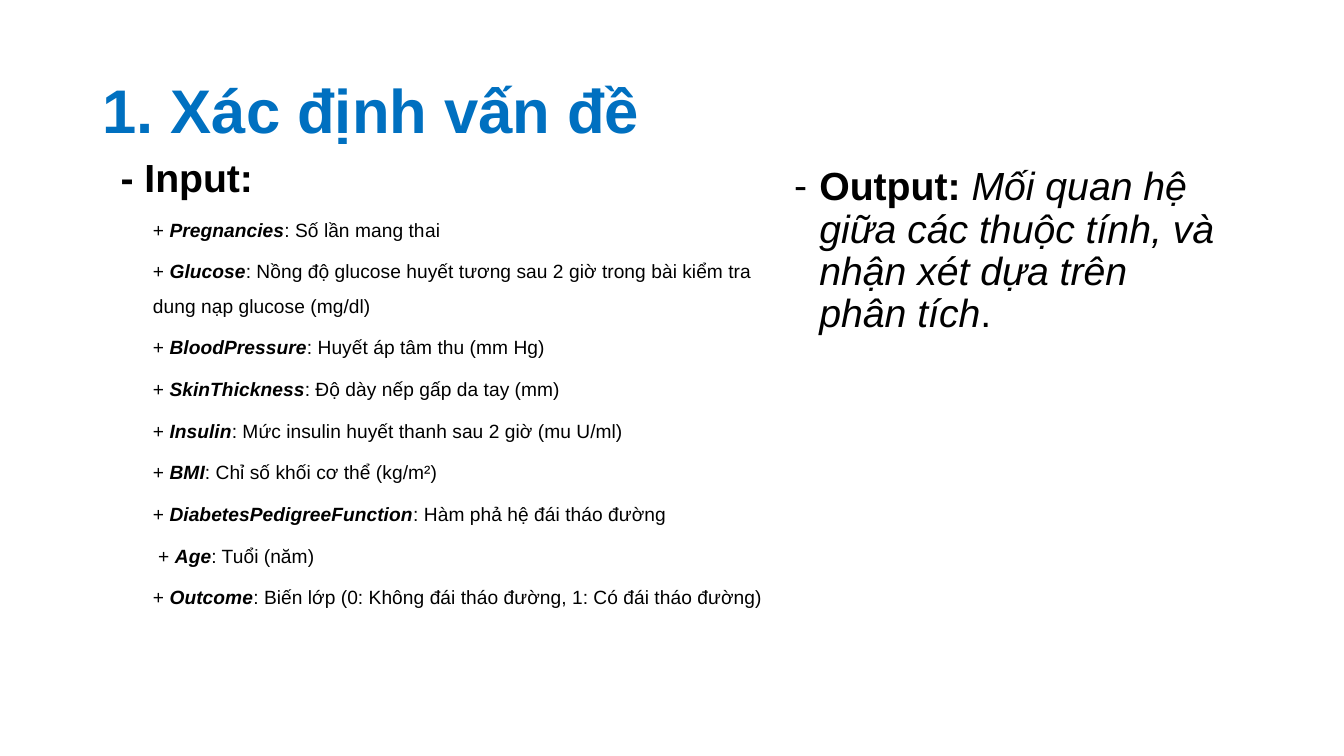
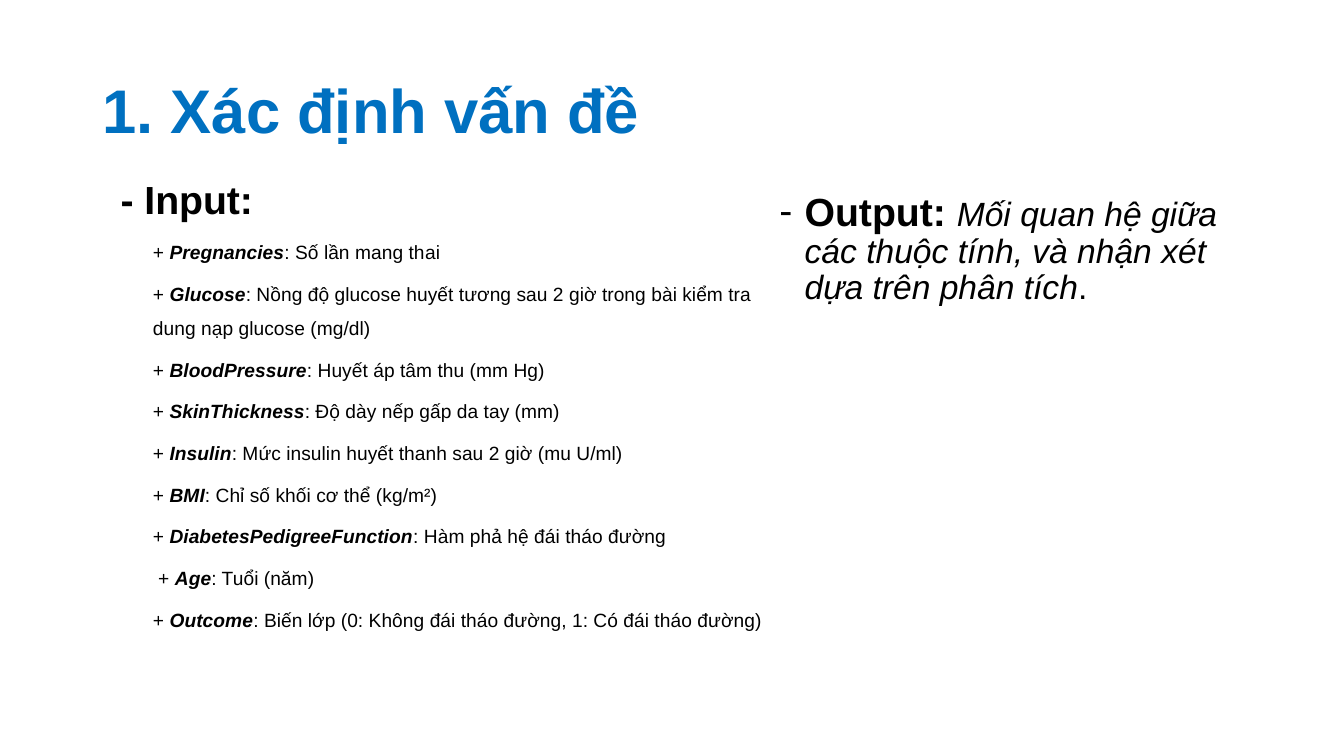
Before and after one commit to trdykhuong/sgu25_data_anaslytics, a slide deck: slide 4 of exercise/Lab03_TranDuyKhuong_3122410192/slide/Phân tích khám phá về bệnh đái tháo đường.pptx. Drawn at 1344x756 pixels with LibreOffice and Linux fonts; fonts in the diff are those of the drawing. Boxes give left, top, right and bottom in pixels: in the first picture for what was removed or moved away, otherwise in the second. Text is boxed around its words. In the diff, an @@ line names an element or a change of style, - is before the commit and + after.

Commit message:
update slide

```diff
--- a/exercise/Lab03_TranDuyKhuong_3122410192/slide/Phân tích khám phá về bệnh đái tháo đường.pptx
+++ b/exercise/Lab03_TranDuyKhuong_3122410192/slide/Phân tích khám phá về bệnh đái tháo đường.pptx
@@ text "- Input:": place and size @@
-text "- Input:" at [144, 165, 253, 200]
+text "- Input:" at [144, 187, 253, 222]
@@ text "Output: Mối quan hệ giữa ...": place and size @@
-text "Output: Mối quan hệ giữa ..." at [819, 170, 1214, 335]
+text "Output: Mối quan hệ giữa ..." at [805, 198, 1217, 306]
@@ text "Output: Mối quan hệ giữa ..." at [805, 198, 1217, 306]: size 28 to 24 pt in "Mối quan hệ giữa các thuộc tính, ..." @@
@@ text "+ Pregnancies: Số lần mang ...": place and size @@
-text "+ Pregnancies: Số lần mang ..." at [153, 222, 761, 608]
+text "+ Pregnancies: Số lần mang ..." at [153, 244, 761, 631]
```
Also in this commit, not shown: 6 other slides changed, 11 slides added, 1 slide removed, 1 other file.
